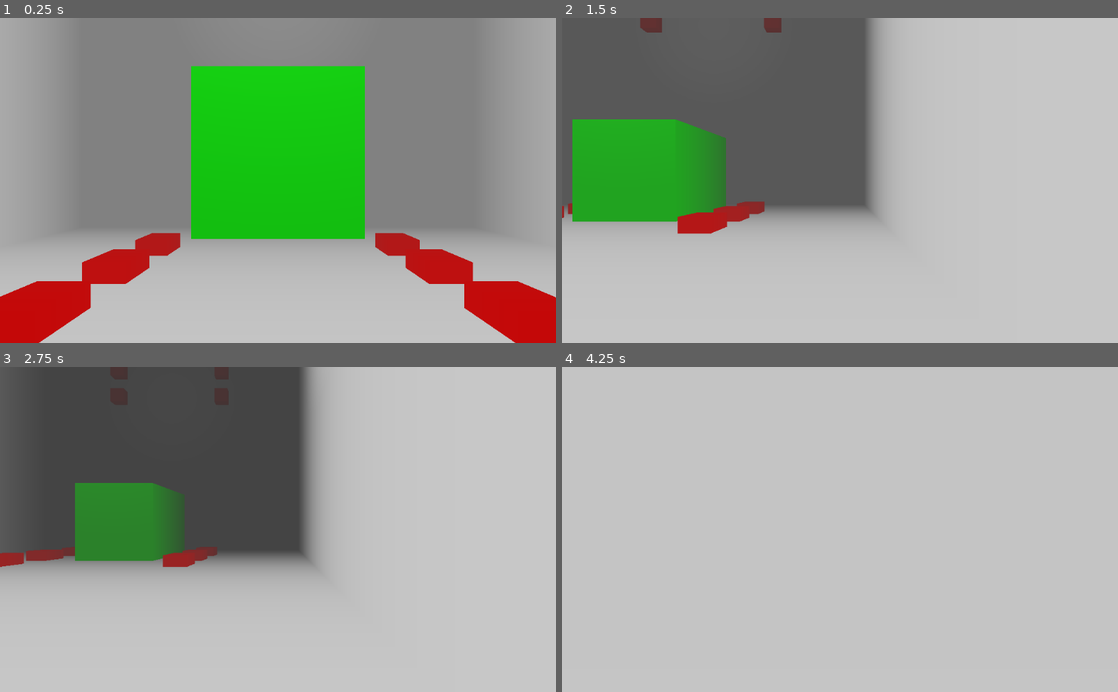
Above: before the commit, frames 1-4 (two rows, left to right).
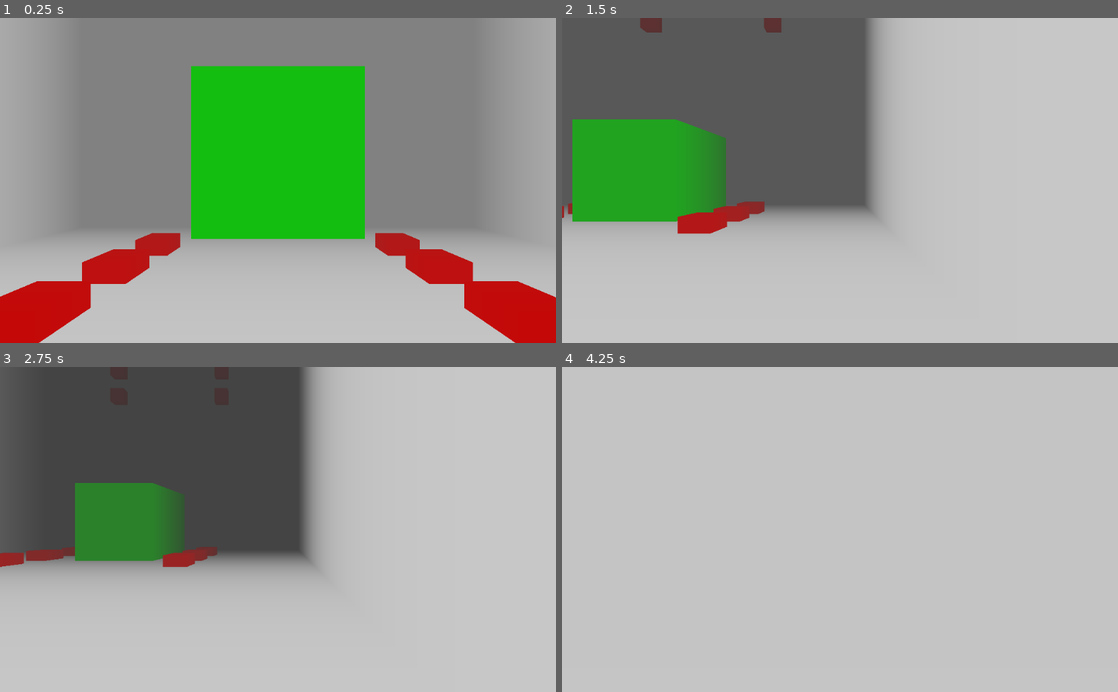
Above: after the commit, the same moments.

Repository: ANamelessGhoul/GravityGame
Game: Godot game, scene res://scenes/post_process.tscn
The game is run twice, just before and just after one commit, with the same random seed, the same clock (stepped at 60 frames per second) and the same inputs.
Inputs (mouse positions are in pixels of both pictures, inside the frame that each line leads up to):
- Up to frame 1 (0.25 s): no input
- Up to frame 2 (1.5 s): move the mouse to (962, 164) at 0.52 s; hold D (right) 0.53-1.28 s; tap Space (jump) at 0.77 s; tap Enter at 1.25 s; move the mouse to (728, 196) at 1.27 s; hold S (back) from 1.28 s (still down)
- Up to frame 3 (2.75 s): tap Space (jump) at 1.52, 2 s; move the mouse to (333, 458) at 2.02 s; release S (back) at 2.03 s; hold D (right) from 2.03 s (still down)
- Up to frame 4 (4.25 s): tap Enter at 2.75 s; move the mouse to (812, 594) at 2.77 s; release D (right) at 2.78 s; hold W (forward) 2.78-3.53 s; tap Space (jump) at 3.02, 3.77 s; move the mouse to (1006, 578) at 3.52 s; hold A (left) from 3.53 s (still down)

The runs differ from the first frame. In frame 2, less than 0.1% of the frame differs, in the area x 26-27%, y 66-67%; in frame 3, less than 0.1%; in frame 4, less than 0.1%.

Commit message:
Fixed collision in world corners

Diff:
--- a/scenes/world.tscn
+++ b/scenes/world.tscn
@@ -18,10 +18,10 @@
 extents = Vector3( 0.25, 0.25, 0.25 )
 
 [sub_resource type="BoxShape" id=4]
-extents = Vector3( 5, 1, 5 )
+extents = Vector3( 7, 1, 7 )
 
 [sub_resource type="BoxShape" id=5]
-extents = Vector3( 1, 5, 5 )
+extents = Vector3( 1, 5, 7 )
 
 [sub_resource type="CubeMesh" id=7]
 
@@ -168,9 +168,8 @@
 
 [node name="OmniLight" type="OmniLight" parent="World/Walls"]
 transform = Transform( 1, 0, 0, 0, 1, 0, 0, 0, 1, 0, 1, 0 )
+visible = false
 omni_range = 5.70884
-
-[node name="Player" parent="World" instance=ExtResource( 1 )]
 
 [node name="RigidBody" type="RigidBody" parent="World"]
 transform = Transform( 1, 0, 0, 0, 1, 0, 0, 0, 1, 0, 1, -3.68167 )
@@ -183,4 +182,7 @@
 [node name="CollisionShape" type="CollisionShape" parent="World/RigidBody"]
 shape = SubResource( 9 )
 
-[connection signal="looked_up" from="World/Player" to="World" method="_on_Player_looked_up"]
+[node name="Player" parent="." instance=ExtResource( 1 )]
+transform = Transform( 1, 0, 0, 0, 1, 0, 0, 0, 1, 0, 1, 0 )
+
+[connection signal="looked_up" from="Player" to="World" method="_on_Player_looked_up"]
